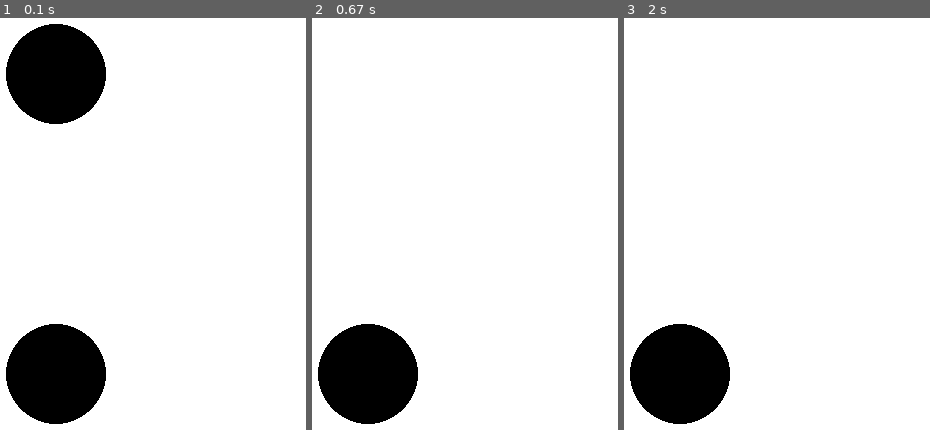
Above: before the commit, frames 1-3 (left to right).
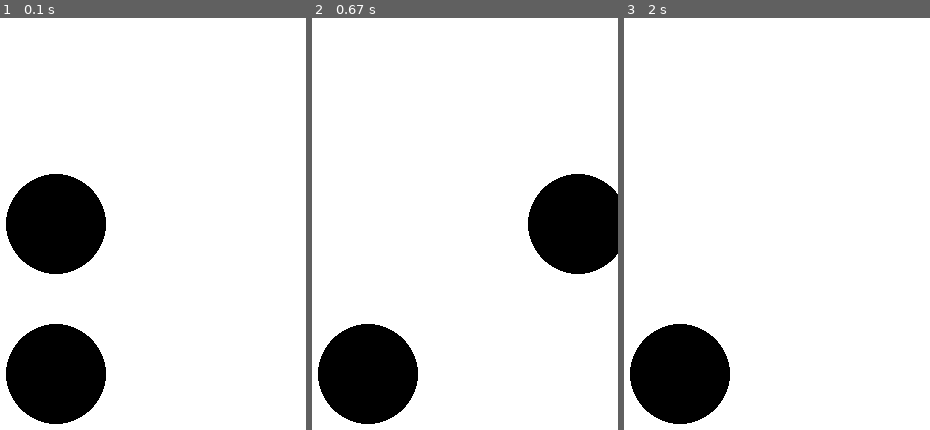
Above: after the commit, the same moments.

Repository: HiDoYa/gravity-simulation
Game: pygame game, started from third-program/main.py
Same seed, same stepped clock (60 frames per second), same inputs: the game is played once before the commit and once after it.
Inputs:
- Up to frame 1 (0.1 s): no input
- Up to frame 2 (0.67 s): hold D from 0.33 s (still down)
- Up to frame 3 (2 s): release D at 0.8 s; hold W 0.83-1.13 s; hold A from 1.67 s (still down)

The runs differ from the first frame. In frame 1, 12% of the frame differs, in the area x 1-35%, y 1-63%; in frame 2, 5.9%; in frame 3, nothing differs.

Commit message:
Rename to third program

Diff:
--- a/third-program/main.py
+++ b/third-program/main.py
@@ -14,12 +14,10 @@
 
 clock = pygame.time.Clock()
 
-accX = 0
-accY = 0
+posX = 250
+posY = 250
 velX = 0
 velY = 0
-posX = 250
-posY = 100
 
 # Main loop
 while not done:
@@ -29,16 +27,13 @@
 	# Logic goes here
 	pressed = pygame.key.get_pressed()
 	if pressed[pygame.K_d]:
-		accX += 1
+		velX += 1
 	if pressed[pygame.K_w]:
-		accY -= 1
+		velY -= 1
 	if pressed[pygame.K_a]:
-		accX -= 1
+		velX -= 1
 	if pressed[pygame.K_s]:
-		accY += 1
-
-	velX += accX
-	velY += accY
+		velY += 1
 
 	posX += velX;
 	posY += velY;
